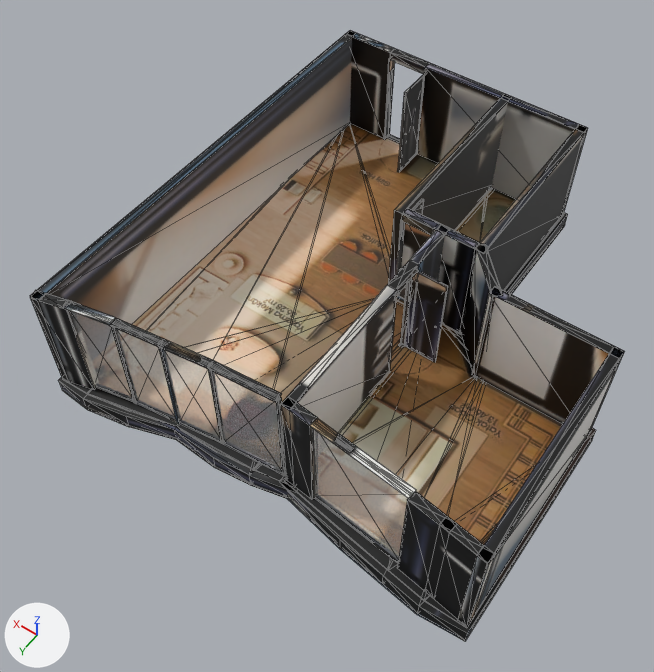
The glTF model _bake/glb/ortak-1/model.glb, before and after one commit.
One viewpoint serves both versions: a 50 mm lens placed at (-5.28, 9.46, 13.35), pointed at (0.59, 1.25, 0.44). Arrows for +X, +Y and +Z are at lower left; the lights stay in place. The older version comes first. Mesh edges are drawn as thin lines. Where no turn or scale is listed for an object, it has been applied to the vertices. Vertices at exactly the same position are counted once.

The older version as bpy lines, for what is in view:
```python
ob_mesh_0 = bpy.data.objects.new('Mesh_0', me_mesh_0)
ob_mesh_0.location = (-4.19, 4.62, -0.36)
ob_mesh_1 = bpy.data.objects.new('Mesh_1', me_mesh_1)
ob_mesh_1.location = (-4.19, 4.62, -0.36)
ob_mesh_3 = bpy.data.objects.new('Mesh_3', me_mesh_3)
ob_mesh_3.location = (-4.19, 4.62, -0.36)
ob_mesh_4 = bpy.data.objects.new('Mesh_4', me_mesh_4)
ob_mesh_4.location = (-4.19, 4.62, -0.36)
ob_mesh_5 = bpy.data.objects.new('Mesh_5', me_mesh_5)
ob_mesh_5.location = (-4.19, 4.62, -0.36)
# me_mesh_3
# before: 0 (5.08, -0.76, 0.36), 1 (5.08, -0.76, 2.61) at pixel (210, 364), 2 (5.08, -0.74, 2.61) at pixel (209, 365), 3 (5.08, -0.74, 0.36) at pixel (223, 443), 4 (5.97, -0.63, 0.36)
# before: 5 (5.97, -0.63, 2.61) at pixel (160, 342), 6 (5.97, -0.61, 2.61) at pixel (160, 343), 7 (5.97, -0.61, 0.36) at pixel (178, 422)
# also in view: 'Mesh_2' at (0.28, 3.82, 1.12)
```
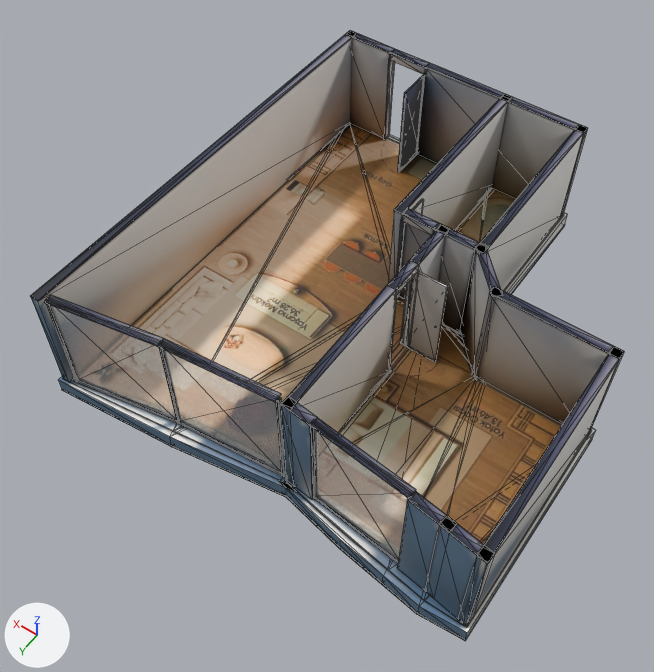
Where the newer file only moved an object's origin or applied its transform, the numbers keep the older frame.

Where the change shows, as pixel boxes (x1, y1, x2, y2) in the pictures (654 x 672 px; the box of a moved part takes in the faces that stretch with it):
'Mesh_0', surface changed, reshaped: before (30, 30, 625, 641); after (31, 31, 624, 641)
'Mesh_3', reshaped (119% wider, 26% taller): before (163, 350, 220, 440); after (50, 305, 176, 419)
'Mesh_4', deleted: before (115, 328, 176, 419)
'Mesh_5', deleted: before (70, 311, 133, 400)
part 1 of me_mesh_0, moved or reshaped (not visible before): after (314, 496, 398, 563)
part 2 of me_mesh_0, moved or reshaped (not visible afterwards): before (315, 497, 399, 563)
part 3 of me_mesh_0, moved or reshaped (not visible before): after (44, 295, 164, 347)
part 4 of me_mesh_0, moved or reshaped: before (210, 371, 223, 443); after (159, 348, 180, 422)
part 5 of me_mesh_0, moved or reshaped (not visible before): after (45, 297, 78, 382)
part 6 of me_mesh_0, rebuilt: before (441, 517, 495, 563); after (439, 516, 495, 563)
part 7 of me_mesh_0, deleted: before (64, 301, 282, 475)
part 8 of me_mesh_0, moved or reshaped: before (30, 32, 496, 499); after (31, 31, 495, 498)
part 9 of me_mesh_0, moved or reshaped: before (397, 491, 456, 591); after (397, 491, 457, 591)
part 10 of me_mesh_0, surface changed: (158, 31, 623, 627) in both

Patch to the scene script:
```diff
--- a/_bake/glb/ortak-1/model.glb.py
+++ b/_bake/glb/ortak-1/model.glb.py
@@ mat_baked @@
 n3 = _N.new('ShaderNodeMapping'); n3.name = 'Mapping'
-n3.inputs[1].default_value = (0.00113, -14.98, 0.0)  # 'Location'
-n3.inputs[3].default_value = (15.92, 15.97, 1.0)  # 'Scale'
+n3.inputs[1].default_value = (0.000991, -14.98, 0.0)  # 'Location'
+n3.inputs[3].default_value = (15.92, 15.98, 1.0)  # 'Scale'
 n4 = _N.new('ShaderNodeUVMap'); n4.name = 'UV Map'
@@ me_mesh_0 @@
-me_mesh_0.from_pydata(...)  # 1052 vertices, 1860 faces; spans x 0.0..8.38, y -9.22..0.0, z 0.0..2.62
+me_mesh_0.from_pydata(...)  # 944 vertices, 1664 faces; spans x 0.0..8.38, y -9.21..-0.04, z 0.0..2.62
+# me_mesh_0 part 1: the loose piece of 8 vertices spanning x 1.41..3.2, y -0.86..-0.63, z 2.56..2.61 is moved by (0.0, 0.0, -2.2)
+# me_mesh_0 part 2: the loose piece of 8 vertices spanning x 1.41..3.2, y -0.86..-0.63, z 0.36..0.41 is moved by (0.0, 0.0, 2.2)
+# me_mesh_0 part 3: the loose piece of 8 vertices spanning x 6.86..7.73, y -0.53..-0.29, z 2.56..2.61 is scaled about its middle by (2.41, 2.32, 0.235), then moved by (-0.29, -0.02, 0.03)
+# me_mesh_0 part 4: the loose piece of 8 vertices spanning x 5.05..5.1, y -0.78..-0.71, z 0.36..2.61 is moved by (0.89, 0.12, 0.0)
+# me_mesh_0 part 5: the loose piece of 8 vertices spanning x 7.69..7.75, y -0.37..-0.29, z 0.36..2.61 is moved by (0.32, 0.09, 0.0)
+# me_mesh_0 part 6: the loose piece of 8 vertices spanning x 0.07..0.89, y -0.67..-0.38, z 2.61..2.62 is rebuilt with 8 vertices and now spans x 0.07..0.89, y -0.67..-0.39, z 2.61..2.62
+# me_mesh_0 part 7: 8 loose pieces with 64 vertices, spanning x 3.85..7.74, y -0.95..-0.24, z 0.36..2.62, are deleted
+# me_mesh_0 part 8: 42 vertices moved from x 2.95..8.34, y -9.05..-0.04, z 0.0..2.62 to x 2.95..8.35, y -9.05..-0.04, z 0.0..2.62; 156 vertices removed from x 2.13..8.38, y -9.22..0.0, z 0.0..2.62; 112 vertices added at x 2.14..8.38, y -9.21..-0.04, z 0.0..2.62
+# me_mesh_0 part 9: 11 vertices removed from x 0.69..1.43, y -0.73..-0.47, z 0.36..2.62; 11 vertices added at x 0.7..1.43, y -0.74..-0.48, z 0.36..2.62
+# me_mesh_0 part 10: 617 kept faces spanning x 0.0..8.38, y -9.21..-0.1, z 0.0..2.62 get new texture (UV) coordinates
 me_mesh_0.materials.append(mat_baked)
@@ me_mesh_3 @@
-me_mesh_3.from_pydata(...)  # 8 vertices, 12 faces; spans x 5.08..5.97, y -0.76..-0.61, z 0.36..2.61
+me_mesh_3.from_pydata(...)  # 8 vertices, 12 faces; spans x 5.97..8.04, y -0.64..-0.22, z 0.36..2.61
+# me_mesh_3 part 11
+for i in [*range(0, 4)]: me_mesh_3.vertices[i].co += Vector((0.89, 0.12, 0.0))
+for i in [*range(4, 8)]: me_mesh_3.vertices[i].co += Vector((2.07, 0.39, 0.0))
 me_mesh_3.materials.append(mat_glass_rt)
@@ ob_mesh_4 @@
-ob_mesh_4 = bpy.data.objects.new('Mesh_4', me_mesh_4)
@@ ob_mesh_5 @@
-ob_mesh_5 = bpy.data.objects.new('Mesh_5', me_mesh_5)
```
